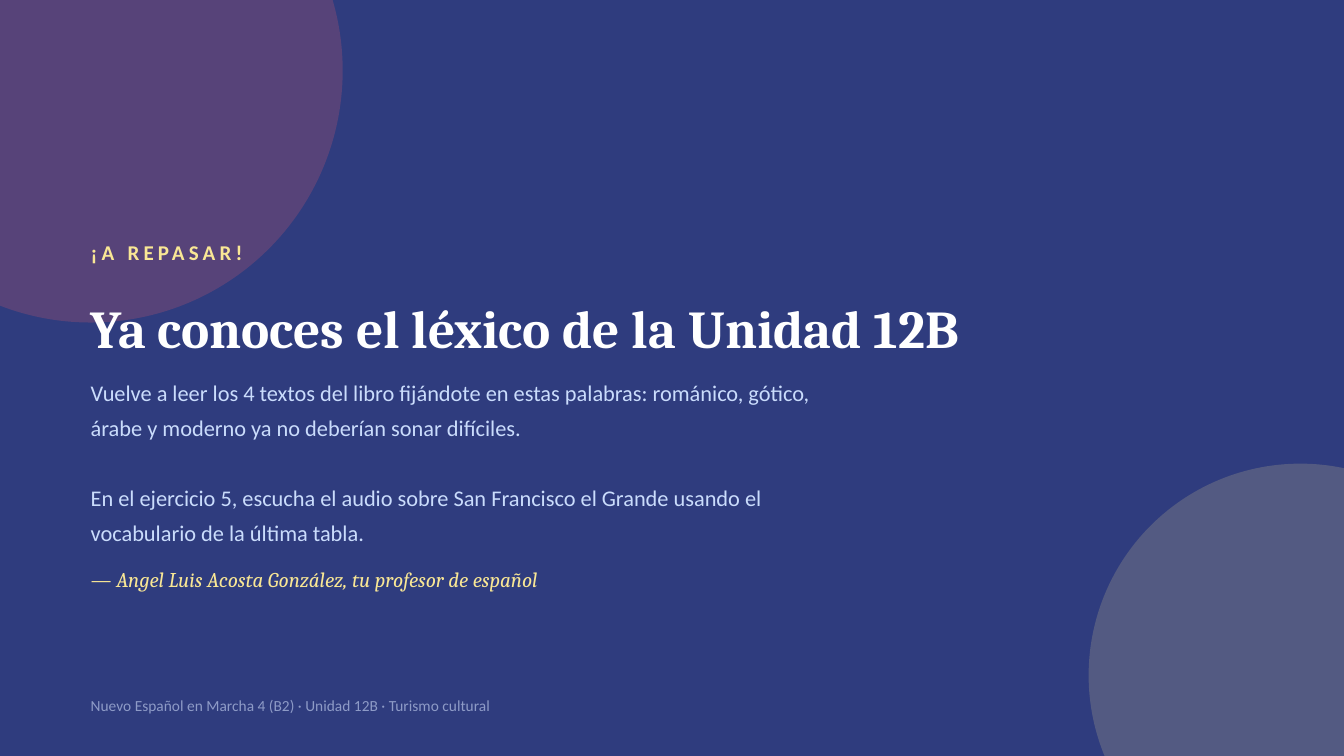
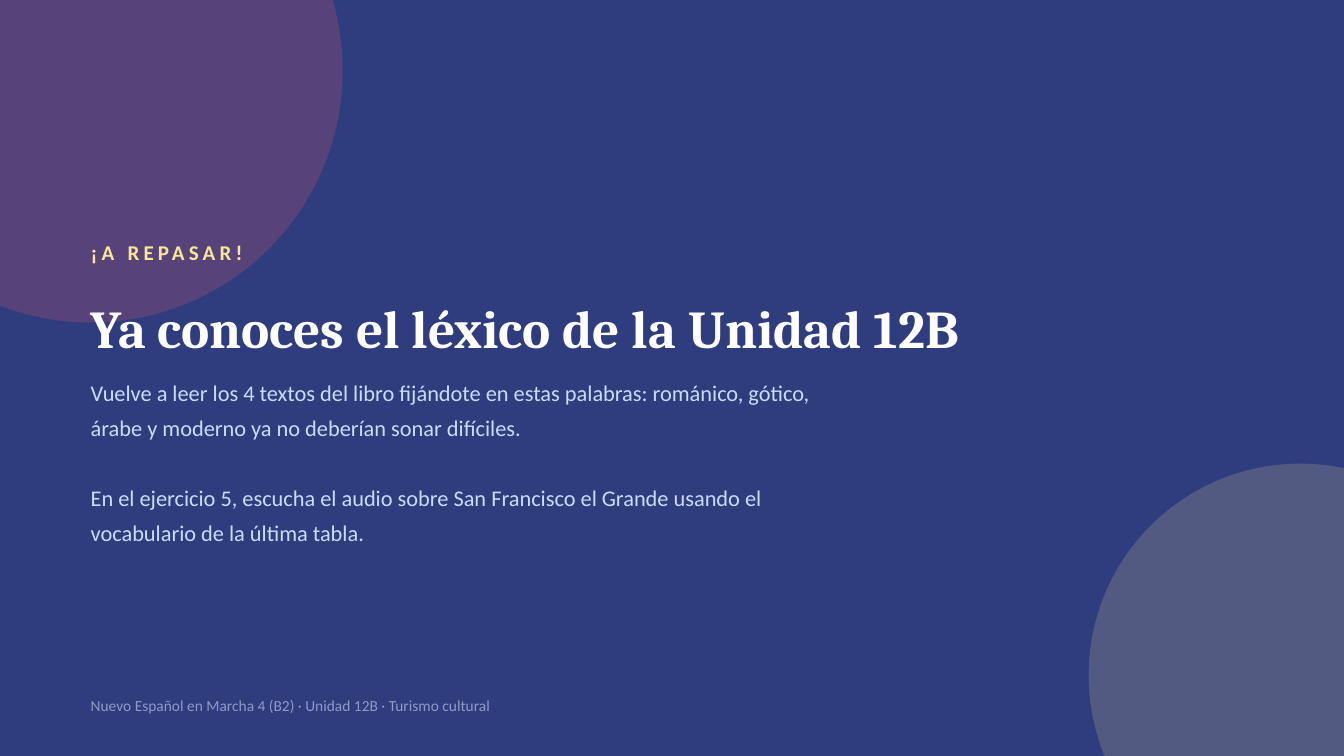
Before and after one commit to angelluisacosta99-bit/Molu, a slide deck: slide 10 of docencia-espanol/materiales/b2/nuevo-espanol-en-marcha-4_unidad12b_lexico-arte.pptx. Drawn at 1344x756 pixels with LibreOffice and Linux fonts; fonts in the diff are those of the drawing. Boxes give left, top, right and bottom in pixels: in the first picture for what was removed or moved away, otherwise in the second. Text is boxed around its words. In the diff, an @@ line names an element or a change of style, - is before the commit and + after.

```diff
--- a/docencia-espanol/materiales/b2/nuevo-espanol-en-marcha-4_unidad12b_lexico-arte.pptx
+++ b/docencia-espanol/materiales/b2/nuevo-espanol-en-marcha-4_unidad12b_lexico-arte.pptx
@@ text removed at box(116, 572, 538, 592) @@
-— Angel Luis Acosta González, tu profesor de español
```
Also in this commit, not shown: 1 other slide changed, 1 other file.
